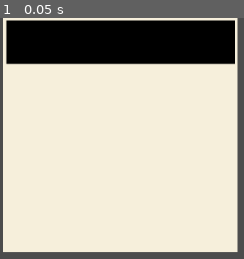
Above: before the commit, frame 1.
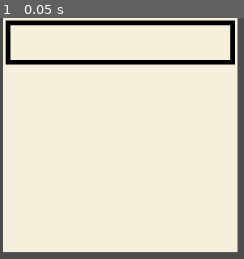
Above: after the commit, the same moment.

Repository: PerMalmberg/BookOfShaders-Godot
Game: Godot game, scene res://07/07.tscn
The game is run twice, just before and just after one commit, with the same random seed, the same clock (stepped at 60 frames per second) and the same inputs.
Inputs:
- Up to frame 1 (0.05 s): no input

The runs differ from the first frame. In frame 1, 14% of the frame differs, in the area x 2-97%, y 0-20%.

Commit message:
Learning...

Diff:
--- a/07/07_rect.shader
+++ b/07/07_rect.shader
@@ -33,7 +33,7 @@
 			&& coord.y <= upper_right_corner.y)
 		{
 			lower_left = vec2(1.0) - smoothstep(vec2(gradient_amount), vec2(0.0), coord - lower_left_corner);
-			upper_right = vec2(1.0) - smoothstep(vec2(gradient_amount), vec2(0.0), 1.0 - coord);
+			upper_right = vec2(1.0) - smoothstep(vec2(gradient_amount), vec2(0.0), upper_right_corner - coord);
 		}
 	}
 	else
@@ -60,13 +60,13 @@
 											 lower_left_corner.y),
 											 gradient_amount);
 
-//	vec3 inner = rect_margin(coord, vec4(lower_left_corner.x + width,
-//											 upper_right_corner.y - width,
-//											 upper_right_corner.x - width,
-//											 lower_left_corner.y + width),
-//											 gradient_amount);
+	vec3 inner = rect_margin(coord, vec4(lower_left_corner.x + width,
+											 upper_right_corner.y - width,
+											 upper_right_corner.x - width,
+											 lower_left_corner.y + width),
+											 gradient_amount);
 
-	return outer;// - inner;
+	return outer - inner;
 }
 
 void fragment()
@@ -74,7 +74,7 @@
 	vec2 uv = flip_y(UV);
 
 	vec3 color = biege;
-	float gradient_amount = 0.008;// 0.008;
+	float gradient_amount = 0.002;
 	float width = 0.02;
 
 	vec3 intensity = rect_outline(uv, vec2(0.01, 0.8), vec2(0.99, 0.99), width, gradient_amount);
